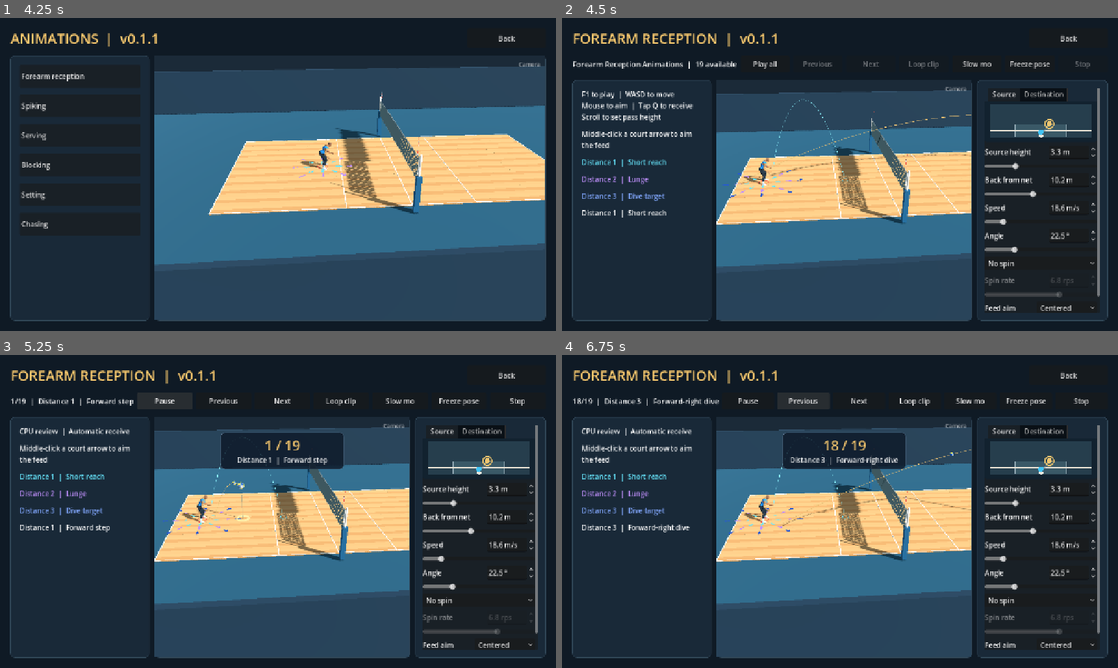
Above: before the commit, frames 1-4 (two rows, left to right).
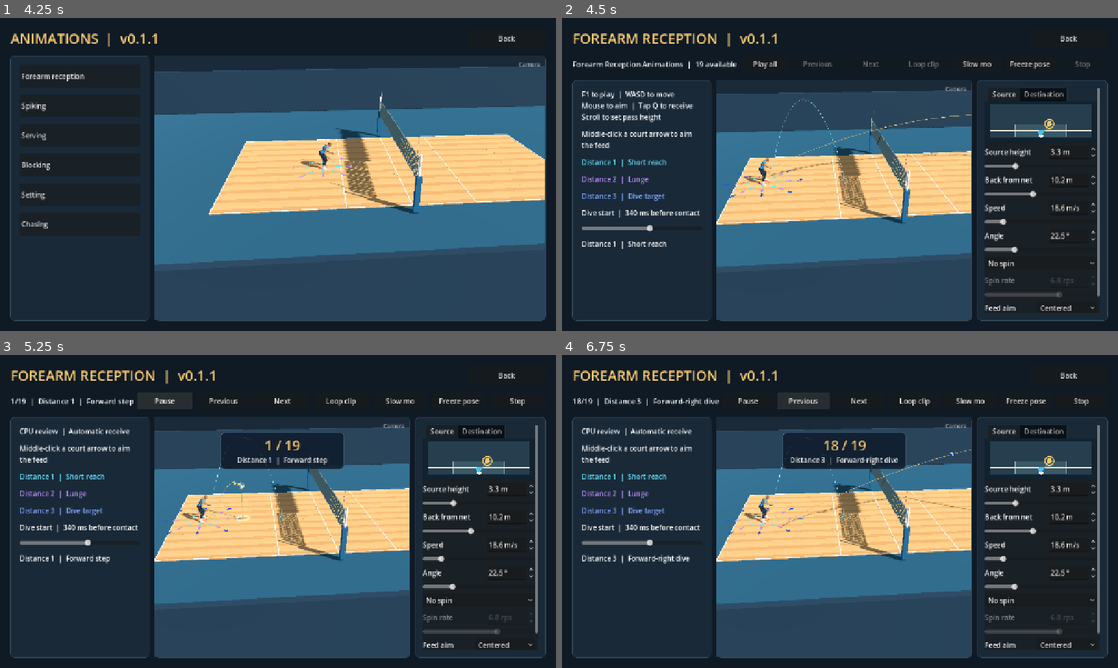
Above: after the commit, the same moments.

Repository: foreandr/volleyball
Game: Godot game, scene res://scenes/main.tscn
Two runs of this game, one before a commit and one after it. Both use one fixed random seed, a clock stepped at 60 frames per second and the inputs below.
Inputs:
- Up to frame 1 (4.25 s): click "Story" at 0.5 s; click "New" at 1.25 s; click "Back" at 2 s; click "New" at 2.75 s; click "Save" at 3.5 s
- Up to frame 2 (4.5 s): click "Forearm reception" at 4.25 s
- Up to frame 3 (5.25 s): click "Play all" at 5 s
- Up to frame 4 (6.75 s): click "Previous" at 5.75 s; click "Previous" at 6.5 s

Frame 1 is identical in both runs. In frame 2, 0.5% of the frame differs, in the area x 3-25%, y 61-74%; in frame 3, 0.6%; in frame 4, 0.7%, in the area x 3-25%, y 54-67%.

Commit message:
Add a saved forward dive timing slider

Diff:
--- a/scripts/reception_review.gd
+++ b/scripts/reception_review.gd
@@ -49,6 +49,7 @@
 var offset := Vector3.ZERO
 var released := false
 var dive_ready: Array[Transform3D] = []
+var dive_windup := ForwardDive.WINDUP
 var counter: Label
 var play_button: Button
 var previous_button: Button
@@ -222,6 +223,7 @@
 	dive_ready.clear()
 	if CASES[index][0] == 3:
 		aim.y = 0.46
+		dive_windup = page.dive_windup()
 		dive_ready = page.player_controls.snapshot_receive_pose()
 	var acceleration := Vector3.DOWN*Flight.GRAVITY
 	ball.review_feed = {"aim":aim,"incoming":velocity,"acceleration":acceleration,"duration":FEED_TIME,
@@ -250,7 +252,7 @@
 	var short_back := index == SHORT_BACK
 	var receive_start := -0.12 if short_back else -0.25
 	if not dive_ready.is_empty():
-		var dive_time := elapsed+ForwardDive.WINDUP
+		var dive_time := elapsed+dive_windup
 		if dive_time >= ForwardDive.DURATION or not ball.incoming_net.is_empty(): released = true
 		if dive_time >= 0.0 and not released:
 			var heading: Vector3 = (ball.aim_point-READY_POSITION).slide(Vector3.UP).normalized()
@@ -282,7 +284,7 @@
 	if released:
 		page.preview_player.animator.seek(0.0,true)
 		page.player_controls.blend_receive_recovery(delta)
-	var recovery_time := ForwardDive.DURATION-ForwardDive.WINDUP if not dive_ready.is_empty() else 0.65
+	var recovery_time := ForwardDive.DURATION-dive_windup if not dive_ready.is_empty() else 0.65
 	var end: float = maxf(ball.cycle_end(),ball.contact_time+recovery_time)
 	ball.tick(minf(page.preview_clock,end),true)
 	ball.update_practice_aim(true)
--- a/scripts/story_animations.gd
+++ b/scripts/story_animations.gd
@@ -34,6 +34,7 @@
 var cpu_start := Vector3.INF
 var cpu_start_yaw := 0.0
 var cpu_dive_ready: Array[Transform3D] = []
+var cpu_dive_windup := ForwardDive.WINDUP
 var middle_arrow := Vector2i(-1,1)
 var middle_press := Vector2.ZERO
 var middle_dragged := false
@@ -195,6 +196,7 @@
 			var legend := label(arrow_labels[index],16)
 			legend.add_theme_color_override("font_color",arrow_colors[index])
 			content.add_child(legend)
+		add_dive_start_control()
 		distance_status = label("",16)
 		distance_status.autowrap_mode = TextServer.AUTOWRAP_WORD_SMART
 		content.add_child(distance_status)
@@ -215,6 +217,29 @@
 	content.add_child(edit_button)
 	refresh_type()
 	animation_list.grab_focus()
+
+func add_dive_start_control() -> void:
+	var readout := label("",16)
+	readout.name = "DiveStartReadout"
+	content.add_child(readout)
+	var slider := HSlider.new()
+	slider.name = "DiveStartSlider"
+	slider.min_value = 100
+	slider.max_value = 520
+	slider.step = 10
+	slider.value = StorySession.dive_start_ms
+	slider.tooltip_text = "Lower values start the dive later. Applies to the next dive."
+	content.add_child(slider)
+	var show_value := func(value: float):
+		readout.text = "Dive start  |  %d ms before contact" % int(value)
+	show_value.call(slider.value)
+	slider.value_changed.connect(func(value: float):
+		show_value.call(value)
+		StorySession.dive_start_ms = int(value)
+		StorySession.save_preview_setup())
+
+func dive_windup() -> float:
+	return clampi(StorySession.dive_start_ms,100,520)/1000.0
 
 func current_type() -> String:
 	if selected_category.is_empty(): return ""
@@ -352,7 +377,7 @@
 	var first := minf(0,ball_preview.contact_time-ball_preview.feed_duration)
 	var last: float = ball_preview.cycle_end()
 	if not cpu_dive_ready.is_empty():
-		last = maxf(last,ball_preview.contact_time+ForwardDive.DURATION-ForwardDive.WINDUP)
+		last = maxf(last,ball_preview.contact_time+ForwardDive.DURATION-cpu_dive_windup)
 	if drill and not in_control and cpu_start.is_finite() and preview_clock+delta >= last:
 		if not player_controls.settle_for_next_feed(cpu_start,cpu_start_yaw,delta):
 			preview_clock = last
@@ -470,9 +495,11 @@
 		player_controls.blend_receive_recovery(delta)
 
 func step_cpu_forward_dive(previous: float) -> void:
-	var time: float = preview_clock-ball_preview.contact_time+ForwardDive.WINDUP
+	var windup := dive_windup() if cpu_dive_ready.is_empty() else cpu_dive_windup
+	var time: float = preview_clock-ball_preview.contact_time+windup
 	if time < 0.0 or not ball_preview.incoming_net.is_empty(): return
 	if cpu_dive_ready.is_empty():
+		cpu_dive_windup = windup
 		cpu_start = preview_player.position
 		cpu_start_yaw = preview_player.rotation.y
 		preview_player.animator.play("custom_preview/clip",0)
--- a/scripts/story_session.gd
+++ b/scripts/story_session.gd
@@ -97,6 +97,7 @@
 
 var receive_direction := 0
 var receive_distance_tier := 1
+var dive_start_ms := 340
 var ball_tab := 0
 var pass_destination := Vector2(0.026413498,1.5744464)
 var pass_apex := 4.9
@@ -112,7 +113,7 @@
 }
 var preview_hash := 0
 var preview_path := "user://preview_setup.cfg"
-const PREVIEW_FIELDS := ["pass_start","pass_distance","pass_ …(137 unchanged characters)… ive_direction","receive_distance_tier","ball_tab","pass_destination","pass_apex","destination_fit","preview_camera"]
+const PREVIEW_FIELDS := ["pass_start","pass_distance","pass_ …(137 unchanged characters)… ive_direction","receive_distance_tier","dive_start_ms","ball_tab","pass_destination","pass_apex","destination_fit","preview_camera"]
 
 func _ready() -> void:
 	AudioServer.set_bus_mute(AudioServer.get_bus_index("Master"),true)
